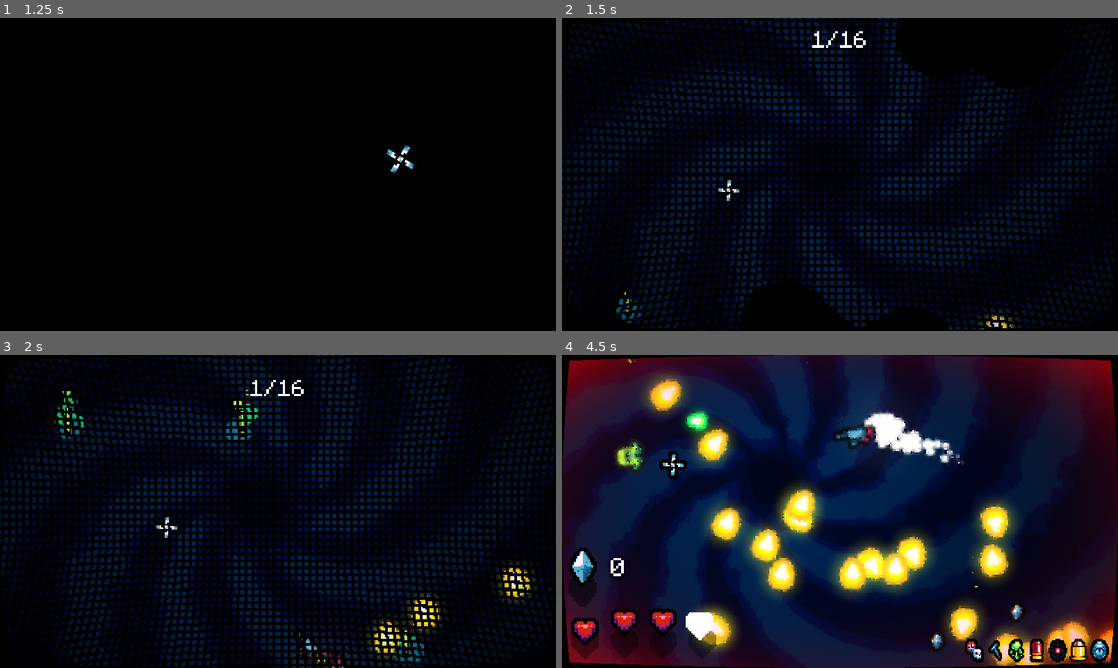
Above: before the commit, frames 1-4 (two rows, left to right).
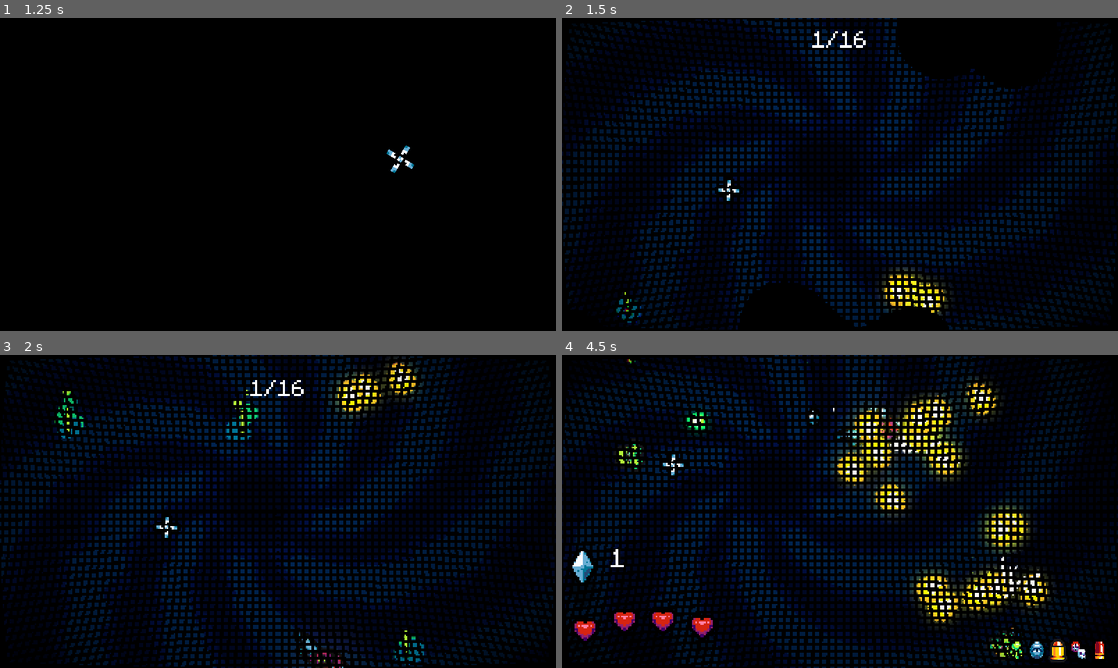
Above: after the commit, the same moments.

Repository: nemene21/gmtk-2023
Game: Godot game, scene res://scenes/menu/menu.tscn
The game is run twice, just before and just after one commit, with the same random seed, the same clock (stepped at 60 frames per second) and the same inputs.
Inputs (mouse positions are in pixels of both pictures, inside the frame that each line leads up to):
- Up to frame 1 (1.25 s): tap Space (space) at 0.5 s; move the mouse to (400, 158) at 0.52 s; press the mouse at (400, 158) at 0.53 s; hold D (right) from 0.53 s (still down)
- Up to frame 2 (1.5 s): tap R (restart) at 1.25 s; move the mouse to (728, 190) at 1.27 s; release D (right) at 1.28 s; release the mouse at (728, 190) at 1.28 s; hold S (down) from 1.28 s (still down); tap Space (space) at 1.35 s
- Up to frame 3 (2 s): keep holding S (down)
- Up to frame 4 (4.5 s): tap R (restart) every 0.75 s from 2 to 4.25 s; move the mouse to (895, 442) at 2.02 s; release S (down) at 2.03 s; press the mouse at (895, 442) at 2.03 s; hold D (right) 2.03-2.78 s; move the mouse to (812, 574) at 2.77 s; release the mouse at (812, 574) at 2.78 s; hold W (up) 2.78-3.53 s; tap Space (space) at 2.85, 4.35 s; move the mouse to (1006, 558) at 3.52 s; press the mouse at (1006, 558) at 3.53 s; hold A (left) from 3.53 s (still down); move the mouse to (673, 464) at 4.27 s; release the mouse at (673, 464) at 4.28 s

Frame 1 is identical in both runs. In frame 2, 0.6% of the frame differs, in the area x 57-82%, y 79-100%; in frame 3, 1.4%; in frame 4, 74%, in the area x 0-100%, y 0-100%.

Commit message:
last item, balances and bug fixes

Diff:
--- a/scenes/items/items.gd
+++ b/scenes/items/items.gd
@@ -71,6 +71,14 @@
 		"repair_cost" : 750,
 		"texture" : preload("res://scenes/items/bulletitem.png"),
 		"description" : "Bullets are [shake]larger[/shake], but slower..."
+	},
+	"Battery Waste" : {
+		"stats" : {
+			"fresh_bullets" : 1
+		},
+		"repair_cost" : 750,
+		"texture" : preload("res://scenes/items/battery.png"),
+		"description" : "Bullets do more damage when they are [rainbow]fresh[/rainbow]!"
 	}
 }
 
--- a/scenes/player/player.gd
+++ b/scenes/player/player.gd
@@ -21,7 +21,7 @@
 func _ready() -> void:
 	var items = Items.items.keys()
 	items.shuffle()
-	for i in 7:
+	for i in 5:
 		player_data.add_item(items.pop_front())
 	Global.player = self
 
--- a/scenes/player/player_data.gd
+++ b/scenes/player/player_data.gd
@@ -18,6 +18,7 @@
 	"bullet_size" : 1.0,
 	"piercing" : 1.0,
 	"double_damage_when_1hp" : 1.0,
+	"fresh_bullets" : 1,
 }
 
 var stat_modifiers := {
@@ -32,6 +33,7 @@
 	"bullet_size" : 1.0,
 	"piercing" : .0,
 	"double_damage_when_1hp" : .0,
+	"fresh_bullets" : 0,
 }
 
 func add_item(name : String) -> void:
--- a/scenes/player/projectile/player_bullet.gd
+++ b/scenes/player/projectile/player_bullet.gd
@@ -13,8 +13,14 @@
 	hitbox.attack.damage = damage
 	hitbox.attack.knockback = velocity * 0.2
 
+	if Global.player.player_data.get_stat_percentage("fresh_bullets") != 0:
+		sprite.modulate = Color("ff5600")
+		damage *= 2
+
 func _physics_process(delta):
 	hitbox.attack.knockback = velocity * 0.2
+
+	hitbox.attack.damage = damage
 
 	sprite.rotation = velocity.angle()
 	move_and_slide()
@@ -39,3 +45,9 @@
 
 func _on_timer_timeout():
 	$AnimationPlayer.play("die")
+
+func _on_cool_off_timeout():
+	if Global.player.player_data.get_stat_percentage("fresh_bullets") == 0: return
+
+	sprite.modulate = Color(1, 1, 1)
+	damage /= 2
--- a/scenes/player/projectile/player_bullet.tscn
+++ b/scenes/player/projectile/player_bullet.tscn
@@ -137,5 +137,11 @@
 one_shot = true
 autostart = true
 
+[node name="cool_off" type="Timer" parent="."]
+wait_time = 0.1
+one_shot = true
+autostart = true
+
 [connection signal="hit_something" from="hitbox" to="." method="_on_hitbox_hit_something"]
 [connection signal="timeout" from="Timer" to="." method="_on_timer_timeout"]
+[connection signal="timeout" from="cool_off" to="." method="_on_cool_off_timeout"]
